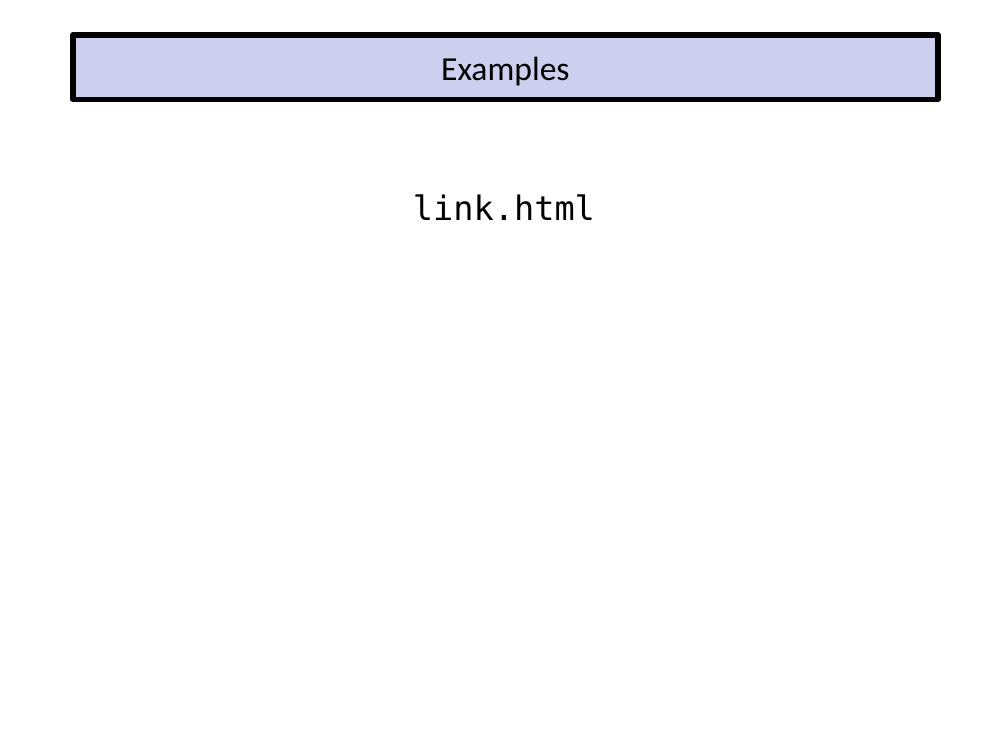
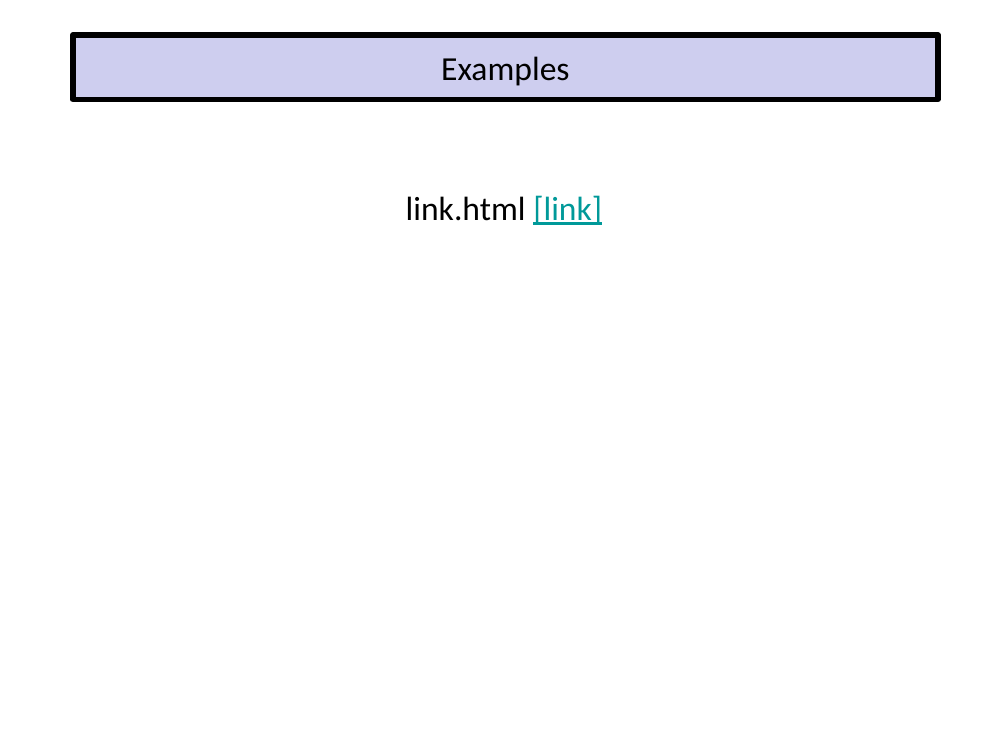
Before and after one commit to EricJPogue/www-epogue-info, a slide deck: slide 32 of CPSC-24700/Presentations/HTML5.pptx. Drawn at 1008x756 pixels with LibreOffice and Linux fonts; fonts in the diff are those of the drawing. Boxes give left, top, right and bottom in pixels: in the first picture for what was removed or moved away, otherwise in the second. Text is boxed around its words. In the diff, an @@ line names an element or a change of style, - is before the commit and + after.

Commit message:
Update HTML5 documents.

```diff
--- a/CPSC-24700/Presentations/HTML5.pptx
+++ b/CPSC-24700/Presentations/HTML5.pptx
@@ text at (x1=406, y1=195, x2=602, y2=225): text changed; font DejaVu Sans Mono to Calibri @@
-link.html
+link.html [link]
```
Also in this commit, not shown: 2 other slides changed, 1 other file.
